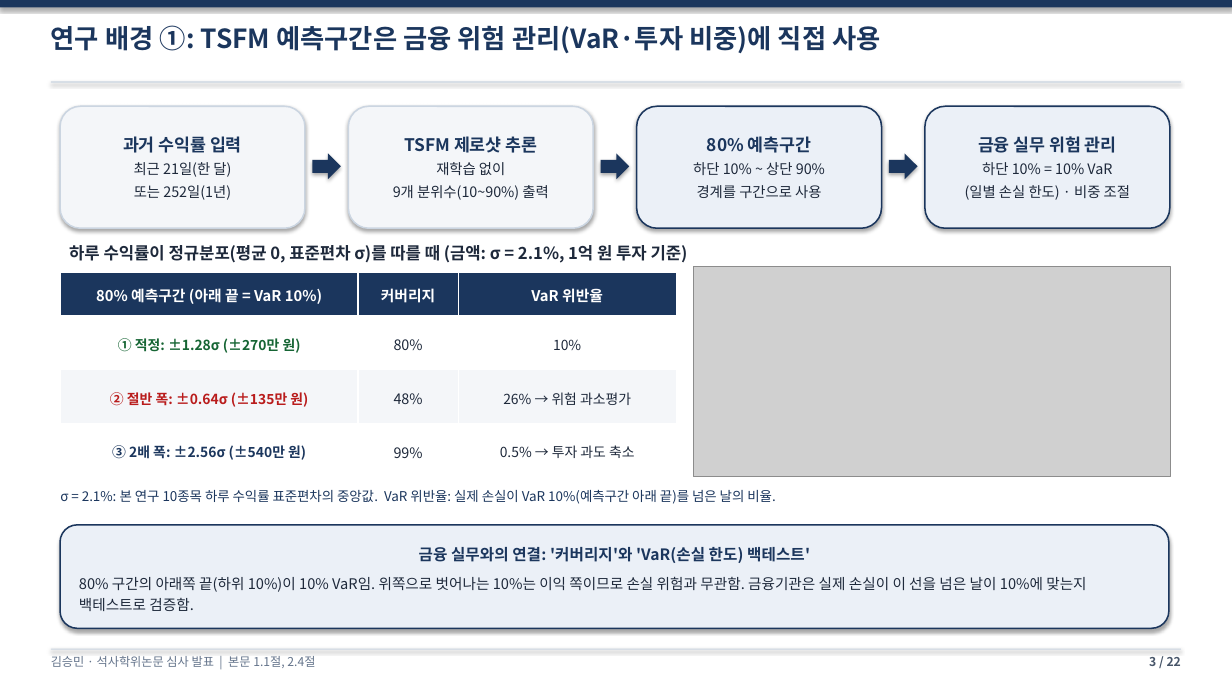
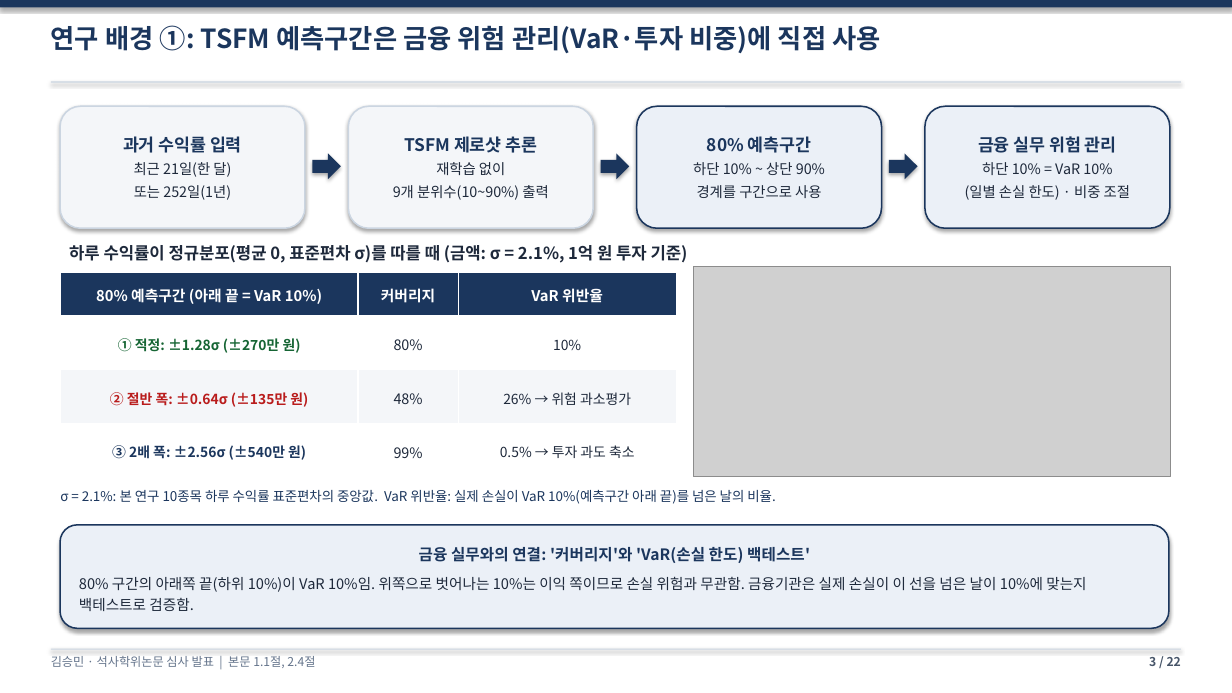
Before and after one commit to sapzzil/Master-thesis, a slide deck: slide 3 of 05_논문작성/석사학위논문_심사발표_v10.pptx. Drawn at 1232x693 pixels with LibreOffice and Linux fonts; fonts in the diff are those of the drawing; grey boxes stand for pictures. Boxes give left, top, right and bottom in pixels: in the first picture for what was removed or moved away, otherwise in the second. Text is boxed around its words. In the diff, an @@ line names an element or a change of style, - is before the commit and + after.

```diff
--- a/05_논문작성/석사학위논문_심사발표_v10.pptx
+++ b/05_논문작성/석사학위논문_심사발표_v10.pptx
@@ text in rounded rectangle at [965, 162, 1130, 200]: text changed @@
-하단 10% = 10% VaR
-(일별 손실 한도) · 비중 조절
+하단 10% = VaR 10%
+(일별 손실 한도) · 비중 조절
@@ text in rounded rectangle at [79, 576, 1086, 611]: text changed @@
-80% 구간의 아래쪽 끝(하위 10%)이 10% VaR임. 위쪽으로 벗어나는 10%는 이익 쪽이므로 손실 위험과 무관함. 금융기관은 실제 손실이 이 선을 넘은 날이 10%에 맞는지 백테스트로 검증함.
+80% 구간의 아래쪽 끝(하위 10%)이 VaR 10%임. 위쪽으로 벗어나는 10%는 이익 쪽이므로 손실 위험과 무관함. 금융기관은 실제 손실이 이 선을 넘은 날이 10%에 맞는지 백테스트로 검증함.
```
Also in this commit, not shown: 9 other slides changed, 3 other files.
